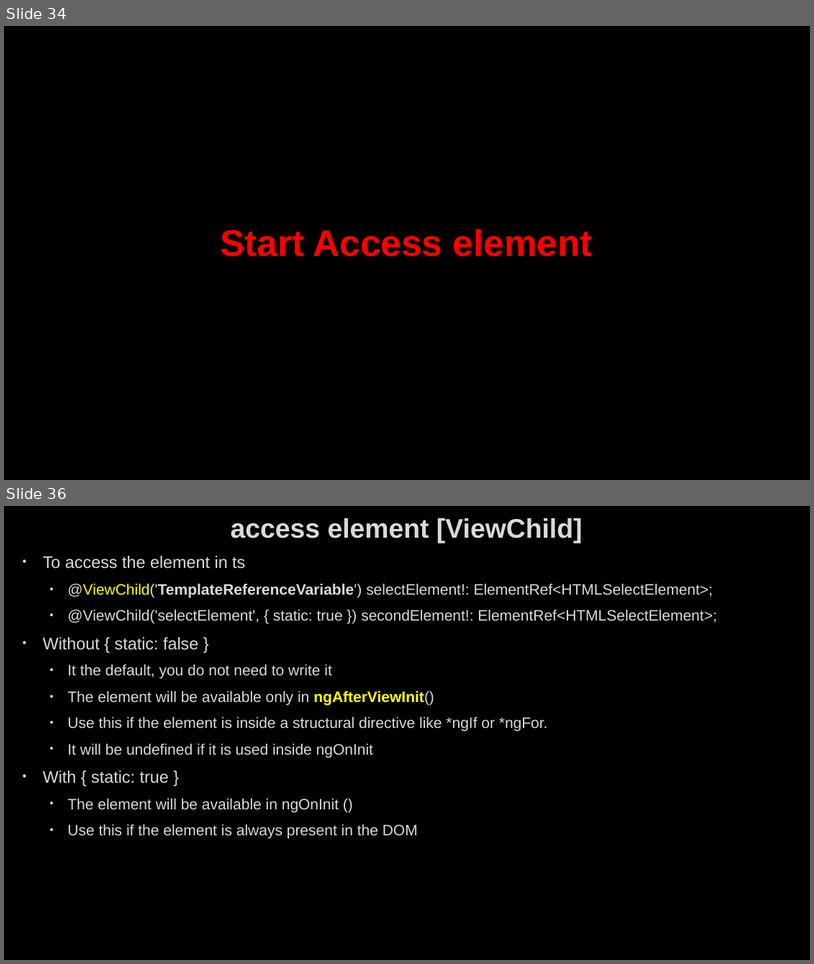
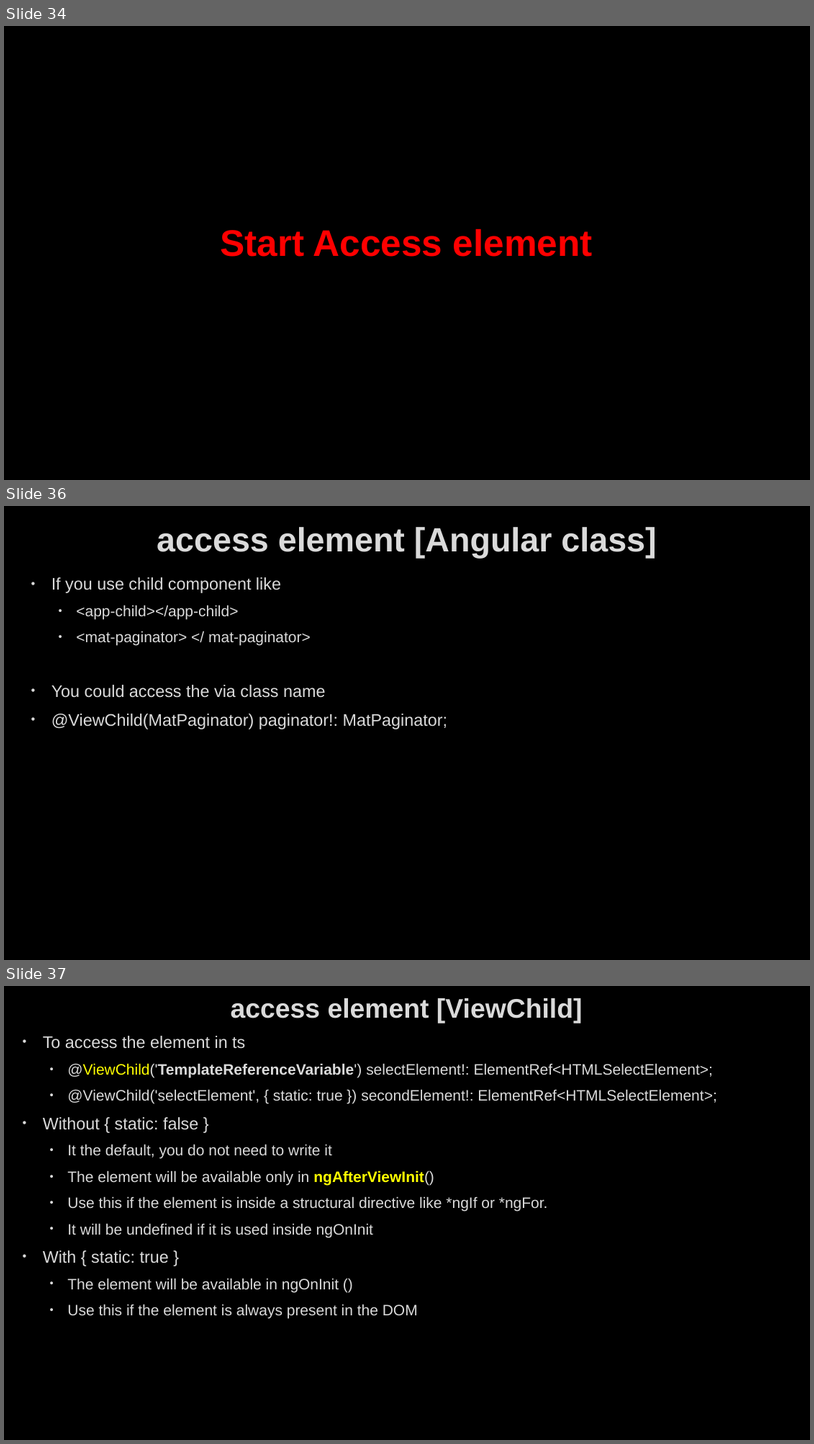
Before and after one commit to AhmedMohamedSamir1/Summary, a slide deck: Angular & type script/Angular.pptx. Shown one above the other, each under a label of ours: slides 34 and 36 before the commit, slides 34, 36 and 37 after it; the slides between them are not shown. The pictures are 814x964 and 814x1444 pixels, drawn with LibreOffice and Linux fonts; fonts in the diff are those of the drawing; background and template pictures are left out. Boxes give left, top, right and bottom in pixels: in the first picture for what was removed or moved away, otherwise in the second. Text is boxed around its words. In the diff, an @@ line names an element or a change of style, - is before the commit and + after.

```diff
--- a/Angular & type script/Angular.pptx
+++ b/Angular & type script/Angular.pptx
@@ slide 36 added at (4,506,810,960), background picture (left out) @@
@@ title added at (157,527,656,558), 40 pt, text #DADADA, bold @@
+access element [Angular class]
@@ text added at (52,577,448,729), 20 pt, text #DADADA @@
+• If you use child component like
+  • <app-child></app-child>
+  • <mat-paginator> </ mat-paginator>
+• You could access the via class name
+• @ViewChild(MatPaginator) paginator!: MatPaginator;
@@ what was slide 36 is now slide 37 @@
```
Also in this commit, not shown: 7 slides changed, 24 other slides added, 7 other files.
